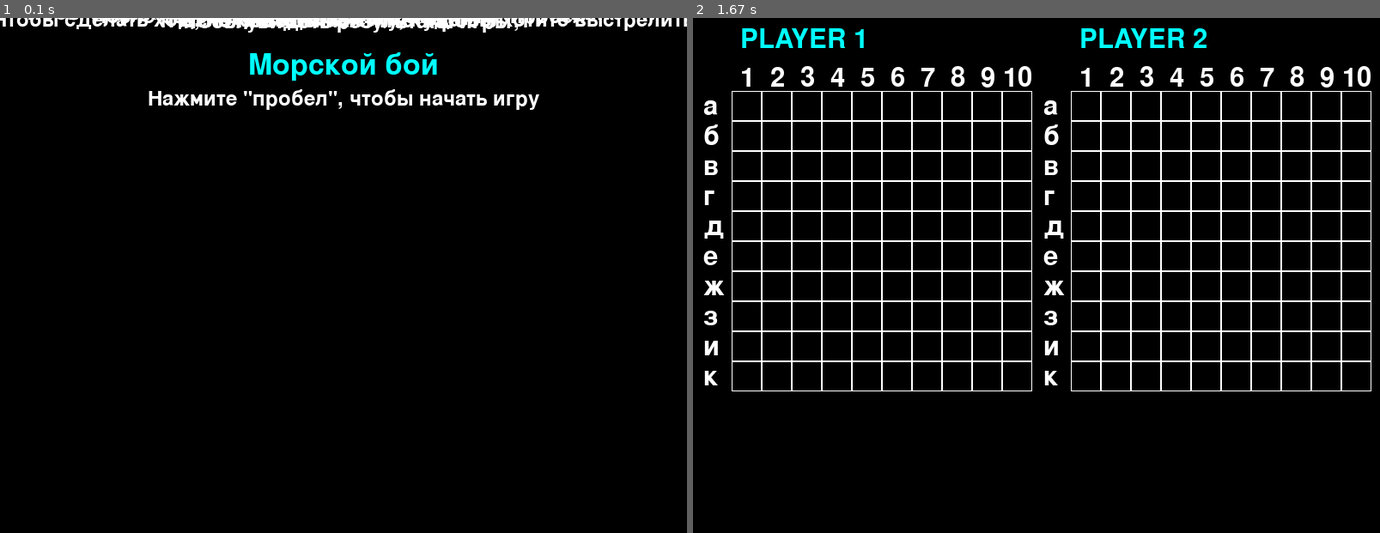
Above: before the commit, frames 1-2 (left to right).
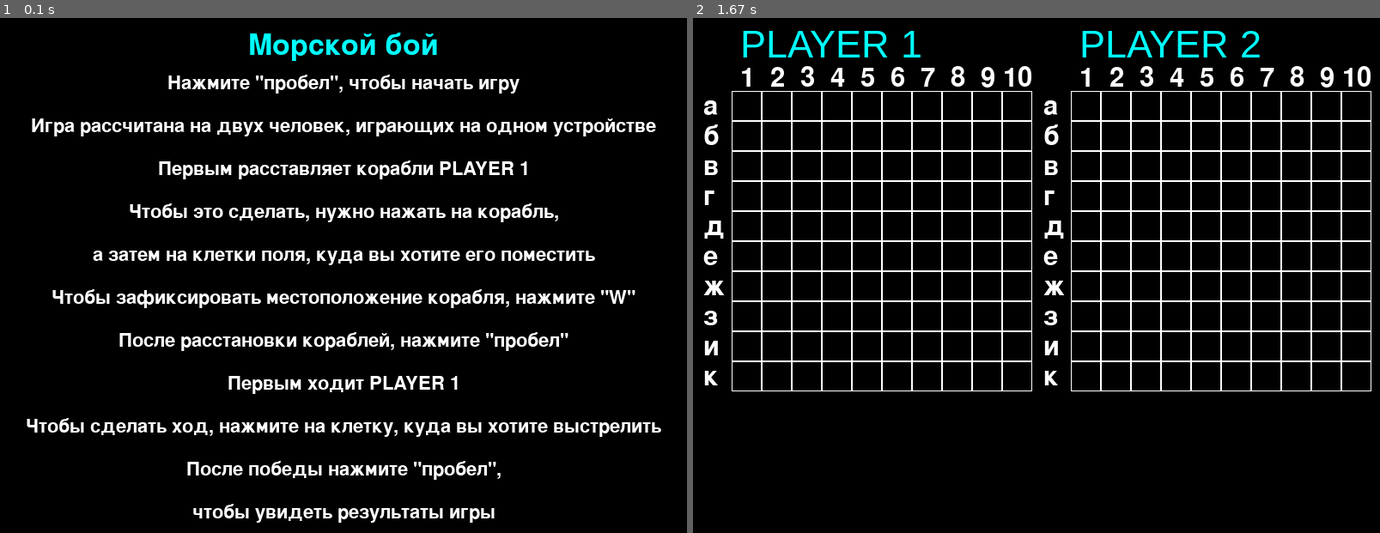
Above: after the commit, the same moments.

Repository: yuriosen/pygame_project_battleship
Game: pygame game, started from main_program.py
Two runs of this game, one before a commit and one after it. Both use one fixed random seed, a clock stepped at 60 frames per second and the inputs below.
Inputs:
- Up to frame 1 (0.1 s): no input
- Up to frame 2 (1.67 s): tap Space at 0.33 s

The runs differ from the first frame. In frame 1, 12% of the frame differs, in the area x 0-100%, y 0-98%; in frame 2, 1.3%.

Commit message:
appearance fix 2

Diff:
--- a/main_program.py
+++ b/main_program.py
@@ -1,4 +1,5 @@
 import pygame
+import sys
 
 SPACE_PRESS_COUNT = 0
 
@@ -45,10 +46,15 @@
             self.on_click(cell)
 
 
-def draw_1():
+def terminate():
+    pygame.quit()
+    sys.exit()
+
+
+def start_screen():
     screen.fill((0, 0, 0))
     font_1 = pygame.font.Font(None, 50)
-    font_2 = pygame.font.Font(None, 35)
+    font_2 = pygame.font.Font(None, 32)
     rules = ['Морской бой', 'Нажмите "пробел", чтобы начать игру',
              'Игра рассчитана на двух человек, играющих на одном устройстве', 'Первым расставляет корабли PLAYER 1',
              'Чтобы это сделать, нужно нажать на корабль,', 'а затем на клетки поля, куда вы хотите его поместить',
@@ -63,13 +69,12 @@
         else:
             text = font_2.render(elem, True, (255, 255, 255))
         text_x = width // 2 - text.get_width() // 2
-        text_y = height // y - text.get_height() // y
-        # нужно красиво расположить текст
+        text_y = y
         screen.blit(text, (text_x, text_y))
-        y -= 8
+        y += 50
 
 
-def draw_2():
+def main_screen():
     screen.fill((0, 0, 0))
     font = pygame.font.Font(None, 46)
     letters = 'абвгдежзик'  # 'АБВГДЕЖЗИК'
@@ -84,11 +89,11 @@
     text = font.render("1  2  3  4  5  6  7  8  9 10", True, (255, 255, 255))
     screen.blit(text, (55, 55))
     screen.blit(text, (450, 55))
-    font_names = pygame.font.SysFont('arial', 50)
-    name_1 = font.render("PLAYER 1", True, (0, 255, 255))
-    name_2 = font.render("PLAYER 2", True, (0, 255, 255))
-    screen.blit(name_1, (55, 10))
-    screen.blit(name_2, (450, 10))
+    font_names = pygame.font.SysFont('arial', 45)
+    name_1 = font_names.render("PLAYER 1", True, (0, 255, 255))
+    name_2 = font_names.render("PLAYER 2", True, (0, 255, 255))
+    screen.blit(name_1, (55, 5))
+    screen.blit(name_2, (450, 5))
 
     board1 = Board(10, 10)
     board1.set_view(45, 85, 35)
@@ -103,14 +108,12 @@
     size = width, height = 800, 600
     screen = pygame.display.set_mode(size)
     pygame.display.set_caption("Касаева Яна; Цыганова Виктория")
-    draw_1()
-    running = True
-    while running:
+    start_screen()
+    while True:
         for event in pygame.event.get():
             if event.type == pygame.QUIT:
-                running = False
+                terminate()
             if (event.type == pygame.KEYDOWN and event.key == pygame.K_SPACE) and SPACE_PRESS_COUNT == 0:
                 SPACE_PRESS_COUNT += 1
-                draw_2()
+                main_screen()
         pygame.display.flip()
-    pygame.quit()
